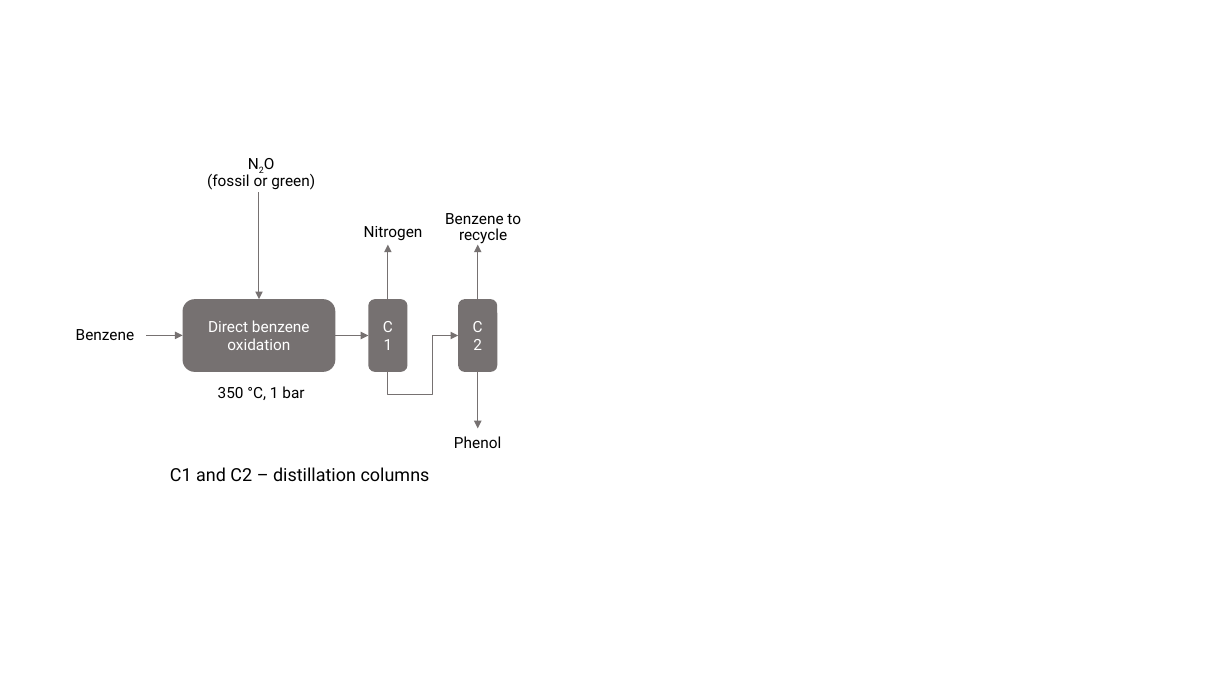
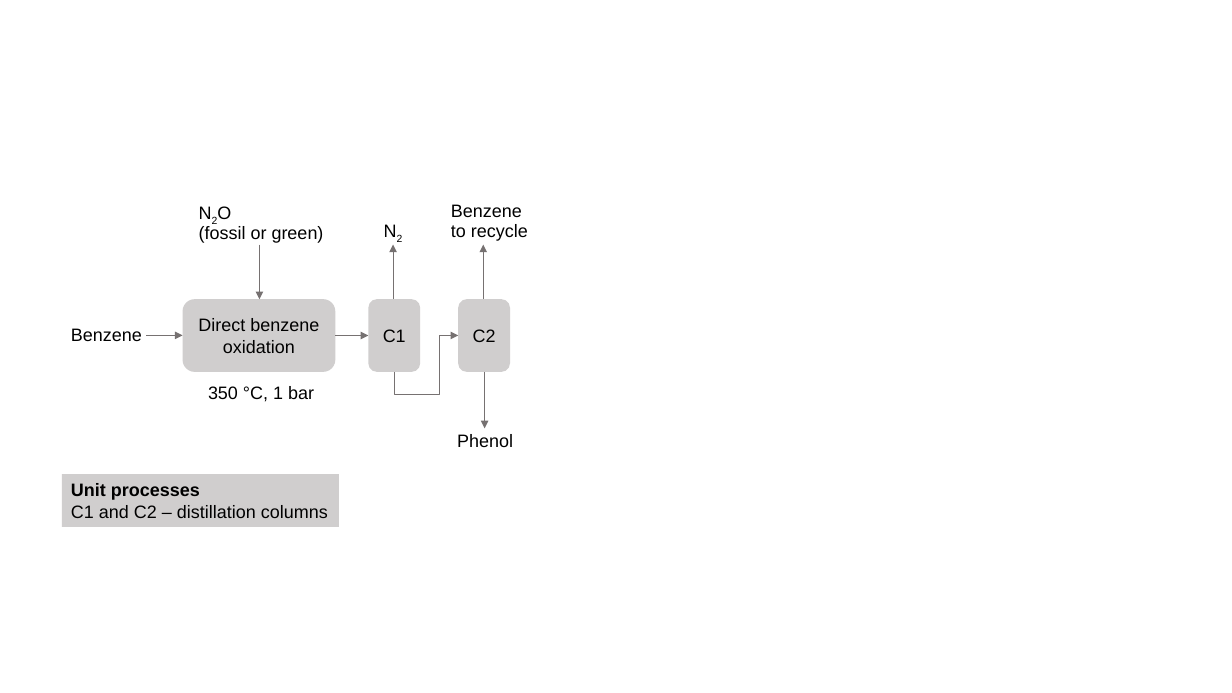
Before and after one commit to abhix2704/Nitrous-oxide-production, a slide deck: slide 4 of results/plots/simulations.pptx. Drawn at 1232x693 pixels with LibreOffice and Linux fonts; fonts in the diff are those of the drawing. Boxes give left, top, right and bottom in pixels: in the first picture for what was removed or moved away, otherwise in the second. Text is boxed around its words. In the diff, an @@ line names an element or a change of style, - is before the commit and + after.

```diff
--- a/results/plots/simulations.pptx
+++ b/results/plots/simulations.pptx
@@ text "Benzene to recycle": place and size @@
-text "Benzene to recycle" at (445,213,521,244)
+text "Benzene to recycle" at (451,204,528,241)
@@ text "Benzene to recycle" at (451,204,528,241): size 12 to 14 pt, font Roboto to Arial; alignment centre to left @@
@@ text "N2O" at (199,226,324,243): size 12 to 14 pt, font Roboto to Arial; alignment centre to left @@
@@ text "N2O": place and size @@
-text "N2O" at (207,172,315,190)
+text "N2O" at (199,226,324,243)
@@ text at (364,226,423,240): text changed; size 12 to 14 pt; font Roboto to Arial @@
-Nitrogen
+N2
@@ arrow moved from (259, 192) - (259, 299) to (260, 245) - (260, 299) @@
@@ size 12 to 14 pt, font Roboto to Arial, text colour #FFFFFF to #000000; fill #767171 to #D0CECE in 3 elements at (183,299,335,372), (458,299,510,372), (369,299,421,372) @@
@@ rounded rectangle "C1": place and size @@
-rounded rectangle "C1" at (369,299,408,372)
+rounded rectangle "C1" at (369,299,421,372)
@@ rounded rectangle "C2": place and size @@
-rounded rectangle "C2" at (458,299,497,372)
+rounded rectangle "C2" at (458,299,510,372)
@@ elbow arrow moved from (388, 372) - (458, 335) to (395, 372) - (458, 335) @@
@@ 3 arrows: place and size @@
-3 arrows at (388,245,478,429)
+3 arrows at (393,245,485,429)
@@ size 12 to 14 pt, font Roboto to Arial in 3 elements at (208,386,314,402), (71,328,142,341), (457,434,513,447) @@
@@ rectangle "Unit processes": place and size @@
-rectangle "Unit processes" at (170,467,430,481)
+rectangle "Unit processes" at (62,474,339,527)
@@ rectangle "Unit processes" at (62,474,339,527): fill none to #D0CECE @@
@@ text in rectangle at (71,483,200,500): paragraph added @@
+Unit processes
@@ text in rectangle at (71,505,328,518): font Roboto to Arial in "C1 and C2 – distillation columns" @@
```
Also in this commit, not shown: 4 other slides changed, 58 other files.
